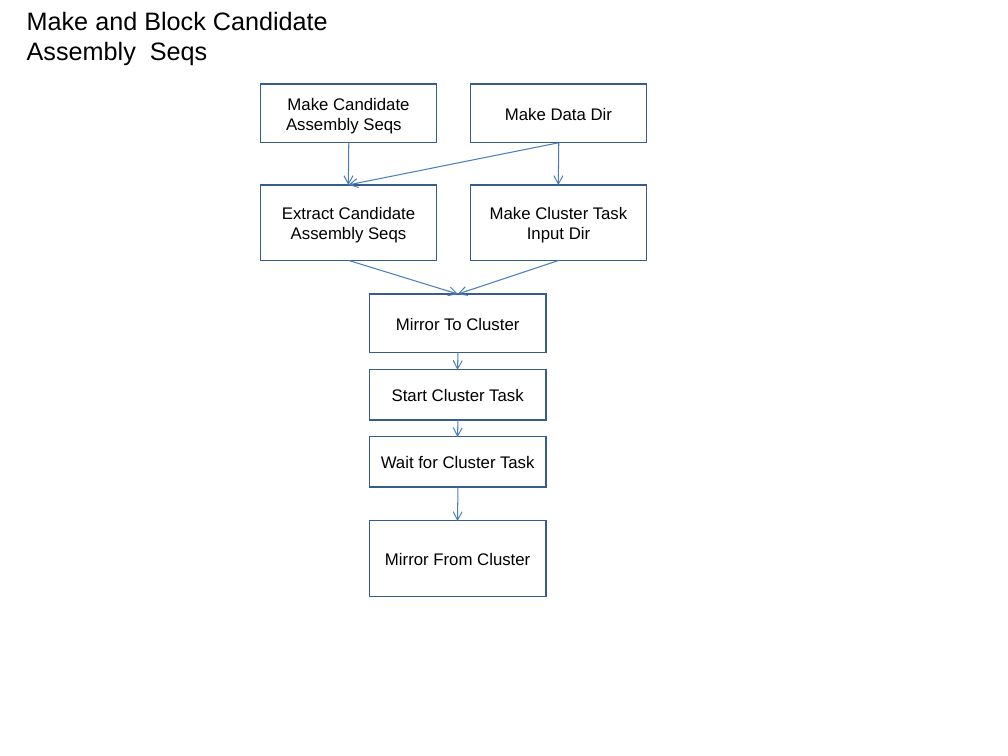
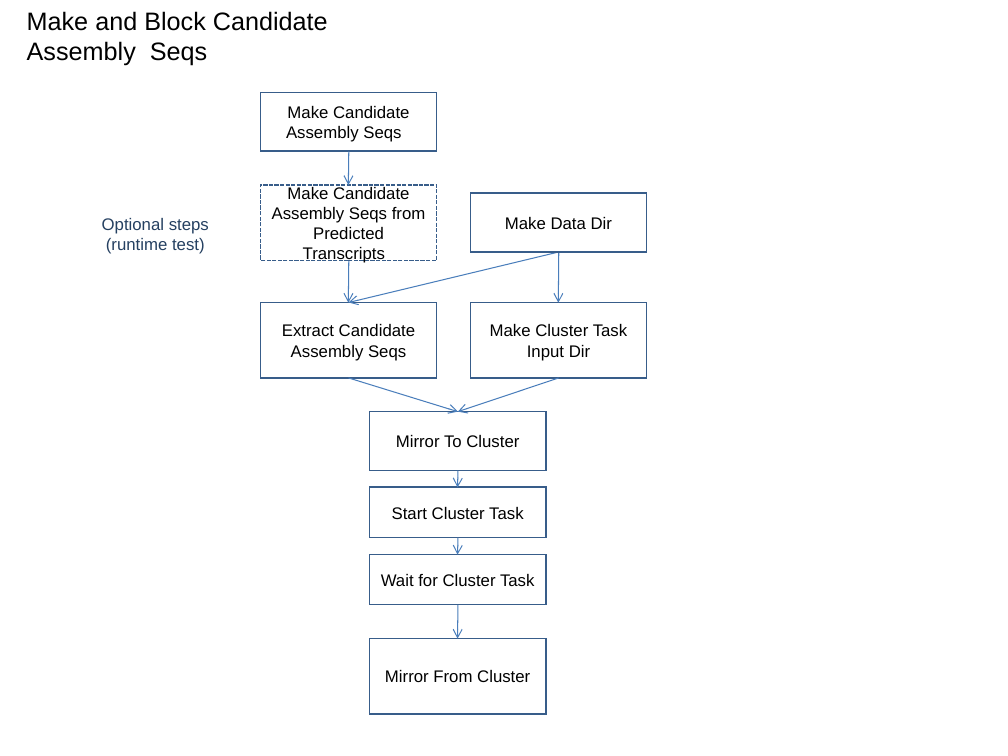
Before and after one commit to VEuPathDB/ApiCommonData, a slide deck: slide 12 of Load/doc/workflow/AnalysisWorkflow.ppt (slide 10 before the commit). Drawn at 1008x756 pixels with LibreOffice and Linux fonts; fonts in the diff are those of the drawing. Boxes give left, top, right and bottom in pixels: in the first picture for what was removed or moved away, otherwise in the second. Text is boxed around its words. In the diff, an @@ line names an element or a change of style, - is before the commit and + after.

```diff
--- a/Load/doc/workflow/AnalysisWorkflow.ppt
+++ b/Load/doc/workflow/AnalysisWorkflow.ppt
@@ rectangle "Make Candidate Assembly Seqs": place and size @@
-rectangle "Make Candidate Assembly Seqs" at <box>260,84,436,142</box>
+rectangle "Make Candidate Assembly Seqs" at <box>260,93,436,151</box>
@@ arrow removed from (558, 143) to (349, 184) @@
@@ arrow moved from (349, 143) - (349, 185) to (349, 151) - (349, 185) @@
@@ rectangle added at <box>260,184,436,260</box>, outline #385D8A 0.99 pt dashed, 12 pt, text #000000 @@
+Make Candidate Assembly Seqs from Predicted Transcripts
@@ rectangle "Make Data Dir": place and size @@
-rectangle "Make Data Dir" at <box>471,84,647,142</box>
+rectangle "Make Data Dir" at <box>471,194,647,252</box>
@@ text added at <box>102,218,209,254</box>, 12 pt, text #254061 @@
+Optional steps
+(runtime test)
@@ arrow moved from (349, 260) - (458, 294) to (558, 252) - (349, 302) @@
@@ arrow added from (349, 261) to (349, 302), #4A7EBB 0.74 pt @@
@@ arrow moved from (558, 143) - (558, 185) to (558, 252) - (558, 302) @@
@@ arrow added from (349, 378) to (458, 411), #4A7EBB 0.74 pt @@
@@ 3 rectangles, 2 arrows: place and size @@
-3 rectangles, 2 arrows at <box>260,184,647,521</box>
+3 rectangles, 2 arrows at <box>260,302,647,639</box>
@@ arrow moved from (458, 420) - (458, 437) to (458, 471) - (458, 488) @@
@@ arrow moved from (458, 353) - (458, 370) to (458, 537) - (458, 554) @@
@@ 3 rectangles: place and size @@
-3 rectangles at <box>370,294,546,597</box>
+3 rectangles at <box>370,411,546,714</box>
```
Also in this commit, not shown: 4 other slides changed, 7 slides added.
